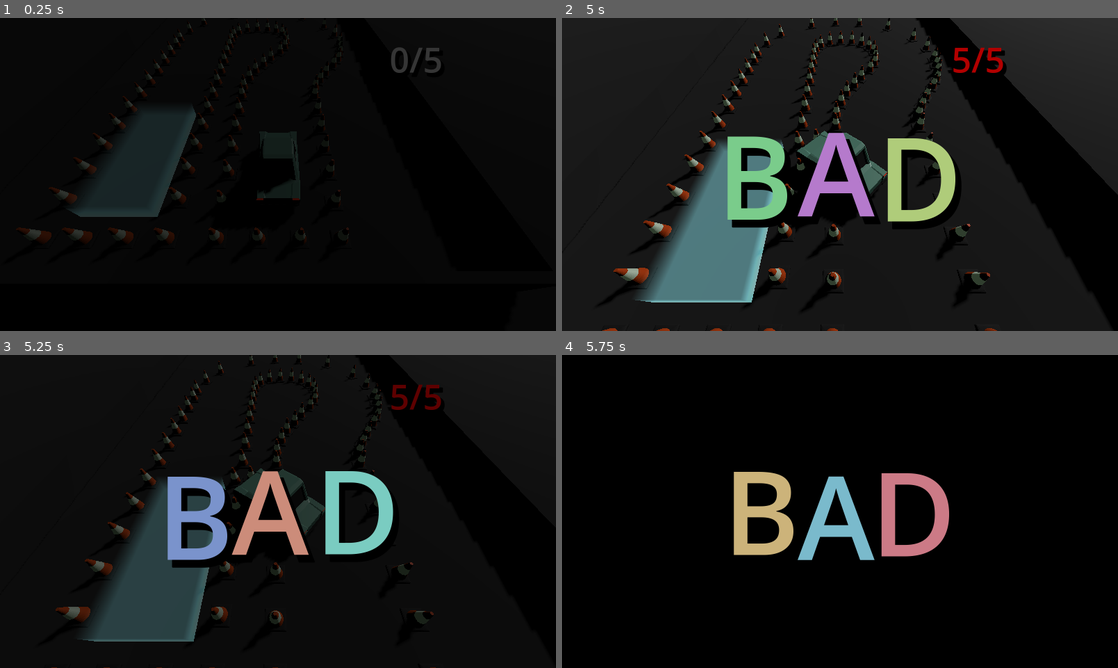
Above: before the commit, frames 1-4 (two rows, left to right).
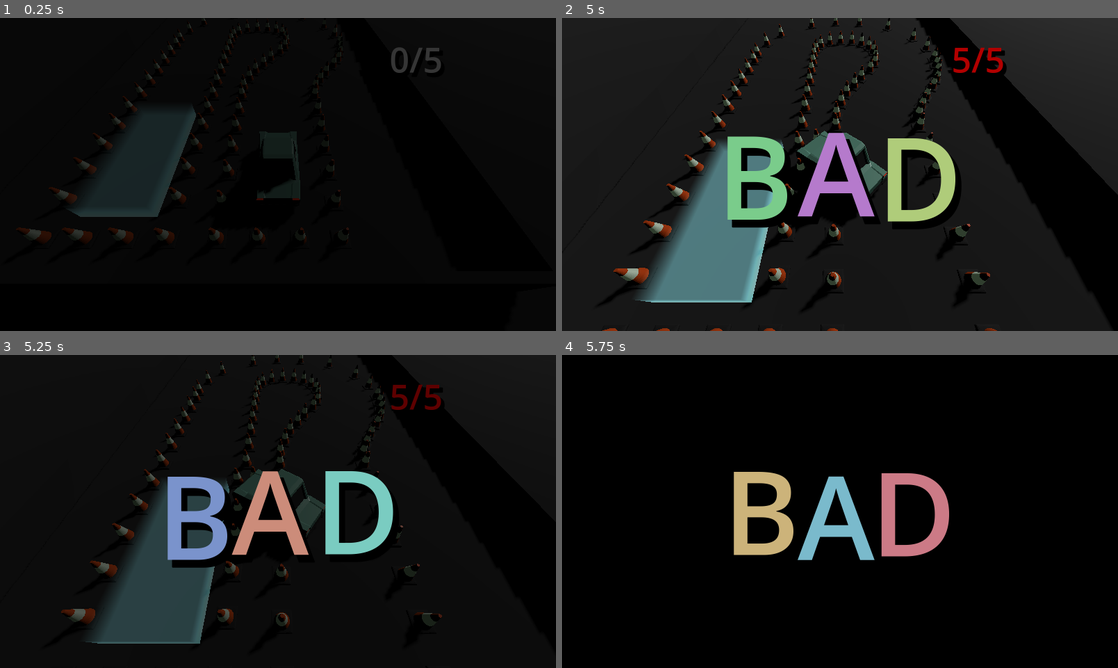
Above: after the commit, the same moments.

Repository: TomMurray/ValetV2
Game: Godot game, scene res://scenes/levels/test.tscn
Two runs of this game, one before a commit and one after it. Both use one fixed random seed, a clock stepped at 60 frames per second and the inputs below.
Inputs:
- Up to frame 1 (0.25 s): no input
- Up to frame 2 (5 s): hold Right (steer_right) 0.53-1.28 s; tap Enter at 1.25 s; hold Down (brake_reverse) 1.28-2.03 s; hold Right (steer_right) 2.03-2.78 s; hold Up (accelerate) 2.78-3.53 s; hold Left (steer_left) from 3.53 s (still down)
- Up to frame 3 (5.25 s): release Left (steer_left) at 5.03 s; hold Down (brake_reverse) from 5.03 s (still down)
- Up to frame 4 (5.75 s): keep holding Down (brake_reverse)

Frames 1-2 are identical in both runs. In frame 3, 2.8% of the frame differs, in the area x 9-80%, y 0-100%; in frame 4, nothing differs.

Commit message:
Tweak some values/defaults/magic numbers to make car handle something like a little old hatchback

Diff:
--- a/scenes/levels/test.tscn
+++ b/scenes/levels/test.tscn
@@ -251,15 +251,13 @@
 [node name="picocar" parent="." instance=ExtResource("6_mojs0")]
 transform = Transform3D(1, 0, 0, 0, 1, 0, 0, 0, 1, 0.0168858, -4.76837e-07, 0.00103188)
 colour = Color(0.466667, 0.733333, 0.639216, 1)
-accel_per_sec_fwd = 5.0
-brake_decel_per_sec = 30.0
 
 [node name="follow_camera" type="Node3D" parent="." node_paths=PackedStringArray("target")]
 script = ExtResource("7_eo0h5")
 target = NodePath("../picocar")
 
 [node name="Camera3D" type="Camera3D" parent="follow_camera" node_paths=PackedStringArray("target")]
-transform = Transform3D(-0.99999, 0.00363988, -0.00273075, 0, 0.600117, 0.799912, 0.00455036, 0.799904, -0.600111, 0, 4.94629, -3.70978)
+transform = Transform3D(-0.99999, 0.00363988, -0.00273074, 0, 0.600117, 0.799912, 0.00455036, 0.799904, -0.600111, 0, 4.94629, -3.70978)
 script = ExtResource("8_gofos")
 target = NodePath("../../picocar")
 
--- a/scenes/picocar.tscn
+++ b/scenes/picocar.tscn
@@ -14,11 +14,6 @@
 wheel_front_left = NodePath("wheel_fl")
 wheel_back_right = NodePath("wheel_br")
 wheel_back_left = NodePath("wheel_bl")
-secs_to_change_dir = null
-max_speed_per_sec_fwd = 8.0
-accel_per_sec_fwd = 15.0
-max_speed_per_sec_bwd = 3.0
-accel_per_sec_bwd = 5.0
 
 [node name="CollisionShape3D" type="CollisionShape3D" parent="." index="5"]
 transform = Transform3D(1, 0, 0, 0, 1, 0, 0, 0, 1, 0, 0.670243, 0)
--- a/scripts/picocar.gd
+++ b/scripts/picocar.gd
@@ -26,15 +26,17 @@
 @export var secs_to_change_dir : float = 1.0
 
 @export_category("Forward motion")
-@export var max_speed_per_sec_fwd : float = 5
-@export var accel_per_sec_fwd : float = 10
+@export var max_speed_per_sec_fwd : float = 8
+@export var accel_per_sec_fwd : float = 5
 
 @export_category("Backward motion")
-@export var max_speed_per_sec_bwd : float = 2
-@export var accel_per_sec_bwd : float = 2
+@export var max_speed_per_sec_bwd : float = 3
+@export var accel_per_sec_bwd : float = 5
 
 @export_category("Braking")
-@export var brake_decel_per_sec : float = 30
+@export var brake_decel_per_sec : float = 15
+
+signal parked_status_changed(parked : bool)
 
 # Array of wheel nodes accessible by flattened 2-d index
 # [y, x] e.g. front-right = (1, 1) flattened index = 3
@@ -117,9 +119,9 @@
 		var is_braking := !is_zero_approx(prev_forward_velocity) and (prev_forward_velocity >= 0.0) != accel_fwd
 		var accel_per_sec = accel_per_sec_fwd if accel_fwd else accel_per_sec_bwd
 		if is_braking:
-			# Scale brake deceleration by how close to 0 velocity we are to smooth
-			# it out
-			var factor := maxf(0.1, minf(1.0, absf(prev_forward_velocity)))
+			# Scale brake deceleration by how close to 0 velocity we are to smooth it out
+			# FIXME: Magic numbers, what does '5.0' velocity mean really?
+			var factor := maxf(0.3, minf(5.0, absf(prev_forward_velocity)) / 5.0)
 			accel_per_sec = brake_decel_per_sec * factor
 
 		# Apply acceleration
@@ -155,6 +157,10 @@
 		# Apply friction
 		forward_velocity *= pow(friction_per_sec, delta)
 
+		var was_moving := !is_zero_approx(prev_forward_velocity)
+		var is_moving := !is_zero_approx(forward_velocity)
+		if was_moving != is_moving:
+			parked_status_changed.emit(!is_moving)
 
 		# Move the front/back wheels of the "bicycle" by the desired
 		# amount in the direction they are facing. Note this is done
